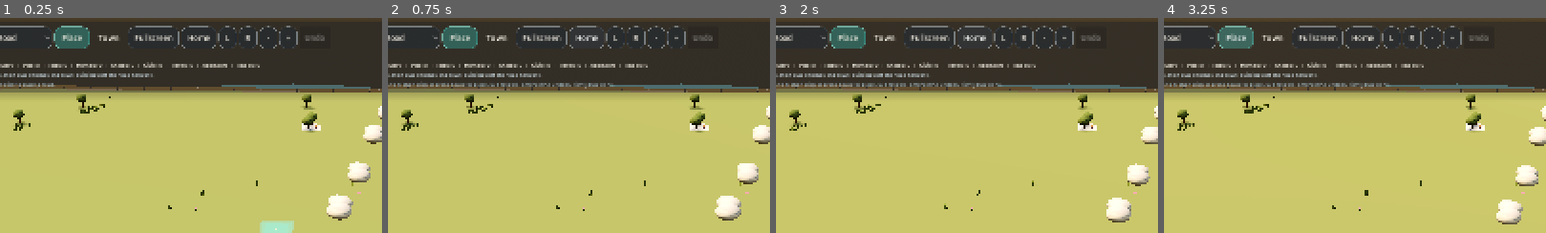
Above: before the commit, frames 1-4 (left to right).
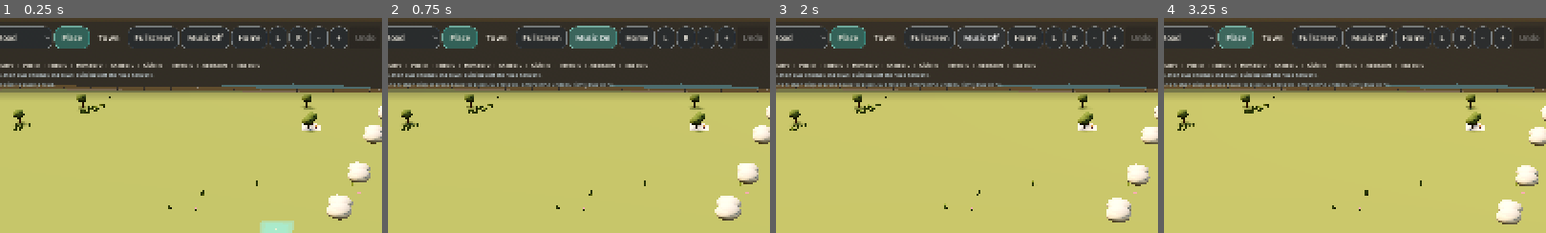
Above: after the commit, the same moments.

Repository: johnswaffles/my-backend-api
Game: Godot game, scene res://scenes/main_scene.tscn
The game is run twice, just before and just after one commit, with the same random seed, the same clock (stepped at 60 frames per second) and the same inputs.
Inputs (mouse positions are % of the whole screen's width and height, from its top left):
- Up to frame 1 (0.25 s): no input
- Up to frame 2 (0.75 s): click (40, 5) at 0.5 s, where only the run after the commit has a clickable "Music Off"
- Up to frame 3 (2 s): click (40, 5) at 1.25 s, where only the run after the commit has a clickable "Music On"
- Up to frame 4 (3.25 s): click "Build: Road" at 2 s; click "Place" at 2.75 s
The pictures show only the part of the screen within x 13-63%, y 0-50%; the shares and areas given below are measured in that part.

The runs differ from the first frame. In frame 1, 1.1% of the frame differs, in the area x 49-98%, y 3-15%; in frame 2, 2.1%, in the area x 47-98%, y 3-15%; in frame 3, 1.1%; in frame 4, 1.1%.

Commit message:
Improve house frontage and add music toggle

Diff:
--- a/cozy-builder-godot/scripts/building_system.gd
+++ b/cozy-builder-godot/scripts/building_system.gd
@@ -58,8 +58,8 @@
 const FRONTAGE_ROTATIONS := {
 	"south": 0.0,
 	"north": PI,
-	"east": -PI * 0.5,
-	"west": PI * 0.5,
+	"east": PI * 0.5,
+	"west": -PI * 0.5,
 }
 const BUILDING_FRONT_ROTATION_OFFSETS := {
 	BUILD_TOOL_HOUSE: 0.0,
@@ -81,6 +81,7 @@
 	BUILD_TOOL_PARK: 3,
 }
 const SAVE_PATH := "user://cozy_builder_save.json"
+const MUSIC_STREAM_PATH := "res://assets/audio/neon-dreams.mp3"
 
 @onready var grid_root: Node3D = $GridRoot
 @onready var building_root: Node3D = $BuildingRoot
@@ -186,6 +187,9 @@
 var _zoom_in_button: Button
 var _zoom_out_button: Button
 var _nature_root: Node3D
+var _music_player: AudioStreamPlayer
+var _music_button: Button
+var _music_enabled := false
 
 
 func _ready() -> void:
@@ -353,6 +357,11 @@
 		_ghost_nodes[tool] = ghost
 		_ghost_root.add_child(ghost)
 
+	_music_player = AudioStreamPlayer.new()
+	_music_player.volume_db = -12.0
+	add_child(_music_player)
+	_load_music_stream()
+
 
 func _build_hud() -> void:
 	_hud_layer = CanvasLayer.new()
@@ -431,6 +440,12 @@
 	_fullscreen_button.custom_minimum_size = Vector2(92, 0)
 	_fullscreen_button.pressed.connect(_toggle_fullscreen)
 	top_row.add_child(_fullscreen_button)
+
+	_music_button = Button.new()
+	_music_button.text = "Music Off"
+	_music_button.custom_minimum_size = Vector2(88, 0)
+	_music_button.pressed.connect(_toggle_music)
+	top_row.add_child(_music_button)
 
 	_home_button = Button.new()
 	_home_button.text = "Home"
@@ -517,6 +532,9 @@
 	if _fullscreen_button:
 		_style_tool_button(_fullscreen_button, false)
 		_fullscreen_button.text = "Exit Fullscreen" if _is_fullscreen() else "Fullscreen"
+	if _music_button:
+		_style_tool_button(_music_button, _music_enabled)
+		_music_button.text = "Music On" if _music_enabled else "Music Off"
 	if _place_button:
 		_style_tool_button(_place_button, true)
 	if _zoom_in_button:
@@ -611,6 +629,35 @@
 			_new_map()
 
 
+func _load_music_stream() -> void:
+	if not is_instance_valid(_music_player):
+		return
+	if not ResourceLoader.exists(MUSIC_STREAM_PATH):
+		_music_player.stream = null
+		return
+	var stream := load(MUSIC_STREAM_PATH)
+	if stream is AudioStreamMP3:
+		stream.loop = true
+	_music_player.stream = stream
+
+
+func _toggle_music() -> void:
+	if not is_instance_valid(_music_player):
+		return
+	if _music_player.stream == null:
+		_load_music_stream()
+	if _music_player.stream == null:
+		if _hint_label:
+			_hint_label.text = "Music file not found. Expected at %s." % MUSIC_STREAM_PATH
+		return
+	_music_enabled = not _music_enabled
+	if _music_enabled:
+		_music_player.play()
+	else:
+		_music_player.stop()
+	_refresh_tool_ui()
+
+
 func _apply_hud_layout() -> void:
 	if not _hud_margin or not _hud_panel:
 		return
@@ -636,6 +683,8 @@
 		_place_button.custom_minimum_size = Vector2(62 if compact else 74, 0)
 	if _fullscreen_button:
 		_fullscreen_button.custom_minimum_size = Vector2(84 if compact else 92, 0)
+	if _music_button:
+		_music_button.custom_minimum_size = Vector2(82 if compact else 88, 0)
 	if _town_menu:
 		_town_menu.custom_minimum_size = Vector2(62 if compact else 72, 0)
 	if _home_button:
@@ -1816,7 +1865,8 @@
 	var footprint := _footprint_from_cells(cells)
 	var sidewalk_route := _build_sidewalk_route(anchor, footprint)
 	if sidewalk_route.size() < 2:
-		var rotation_y := _tool_rotation_y(str(placement["tool"]), anchor, footprint)
+		var frontage_side := str(placement.get("frontage_side", ""))
+		var rotation_y := _tool_rotation_y(str(placement["tool"]), anchor, footprint, frontage_side)
 		var forward := Vector3(sin(rotation_y), 0.0, cos(rotation_y))
 		var side := Vector3(forward.z, 0.0, -forward.x)
 		var center := _anchor_to_world(anchor, footprint)
@@ -2434,7 +2484,7 @@
 	var roof_material := _make_material_from_color(palette.roof, 0.74)
 	var trim_material := _make_material_from_color(palette.trim, 0.88)
 
-	var house_z := -0.86
+	var house_z := -1.18
 	_add_soft_block(Vector3(0.0, height * 0.5 + 0.06, house_z), Vector3(width, height, depth), plaster, root, 0.22)
 	if has_wing:
 		_add_soft_block(Vector3(-0.96, height * 0.42 + 0.04, house_z + 0.34), Vector3(width * 0.42, height * 0.68, depth * 0.82), plaster, root, 0.16)
@@ -2453,12 +2503,12 @@
 
 	for timber_x in [-0.58, 0.0, 0.58]:
 		_add_box(Vector3(timber_x, 0.54, house_z + 0.88), Vector3(0.12, 0.9, 0.1), timber, root)
-	_add_box(Vector3(entry_offset, 0.12, house_z + 1.16), Vector3(max(0.74, width * porch_width), 0.1, porch_depth), porch_wood, root)
-	_add_round_canopy(Vector3(entry_offset, 0.46, house_z + 1.2), Vector3(max(0.82, width * porch_width), 0.14, 0.32), _make_material_from_color(palette.accent, 0.5), root)
-	_add_box(Vector3(entry_offset, 0.06, house_z + 1.5), Vector3(max(0.42, width * 0.24), 0.08, 0.28), _make_material("d7c7b0", 0.9), root)
-
-	_add_box(Vector3(entry_offset, 0.32, house_z + 0.84), Vector3(width * 0.18, 0.62, 0.08), _make_material("6c4d32", 0.86), root)
-	_add_box(Vector3(entry_offset, 0.26, house_z + 1.16), Vector3(width * 0.12, 0.46, 0.02), _make_material("f4efe1", 0.88), root)
+	_add_box(Vector3(entry_offset, 0.12, house_z + 1.08), Vector3(max(0.74, width * porch_width), 0.1, porch_depth), porch_wood, root)
+	_add_round_canopy(Vector3(entry_offset, 0.46, house_z + 1.12), Vector3(max(0.82, width * porch_width), 0.14, 0.32), _make_material_from_color(palette.accent, 0.5), root)
+	_add_box(Vector3(entry_offset, 0.06, house_z + 1.42), Vector3(max(0.42, width * 0.24), 0.08, 0.28), _make_material("d7c7b0", 0.9), root)
+
+	_add_box(Vector3(entry_offset, 0.32, house_z + 0.76), Vector3(width * 0.18, 0.62, 0.08), _make_material("6c4d32", 0.86), root)
+	_add_box(Vector3(entry_offset, 0.26, house_z + 1.08), Vector3(width * 0.12, 0.46, 0.02), _make_material("f4efe1", 0.88), root)
 	for window_pos in [
 		Vector3(-0.62, 0.5, house_z + 0.82),
 		Vector3(0.66, 0.5, house_z + 0.82),
@@ -2469,7 +2519,7 @@
 		_add_box(window_pos + Vector3(-0.16, 0.0, 0.0), Vector3(0.05, 0.36, 0.05), timber, root)
 		_add_box(window_pos + Vector3(0.16, 0.0, 0.0), Vector3(0.05, 0.36, 0.05), timber, root)
 	if has_bay:
-		_add_box(Vector3(0.74, 0.54, house_z + 0.94), Vector3(0.34, 0.3, 0.06), _window_material, root)
+		_add_box(Vector3(0.74, 0.54, house_z + 0.86), Vector3(0.34, 0.3, 0.06), _window_material, root)
 
 	_add_box(Vector3(0.0, 0.8, house_z - depth * 0.46), Vector3(width * 0.18, 0.78, depth * 0.06), timber, root)
 	for dormer_index in range(dormers):
@@ -2477,28 +2527,28 @@
 		var dormer_x := (float(dormer_index) - float(dormers - 1) * 0.5) * spacing
 		_add_dormer(Vector3(dormer_x, height + roof_lift + 0.14, house_z + 0.12), palette.trim, palette.roof, root)
 	if not has_garage:
-		_add_garden_path(root, width * 0.24, 2.1)
-	_add_picket_fence(root, Vector3(0.0, 0.0, 2.28), fence_width)
-	_add_box(Vector3(-2.28, 0.18, 0.1), Vector3(0.04, 0.32, 4.46), _make_material("efe3cf", 0.86), root)
-	_add_box(Vector3(2.28, 0.18, 0.1), Vector3(0.04, 0.32, 4.46), _make_material("efe3cf", 0.86), root)
-	_add_box(Vector3(0.0, 0.18, -2.1), Vector3(4.54, 0.32, 0.04), _make_material("efe3cf", 0.86), root)
-	_add_flower_box_local(Vector3(entry_offset - 0.32, 0.18, house_z + 0.84), palette.accent, root)
-	_add_flower_box_local(Vector3(entry_offset + 0.4, 0.18, house_z + 0.84), palette.trim, root)
-	_add_shrub_cluster(Vector3(-1.7, 0.0, 1.82), palette.accent, root, 6)
-	_add_shrub_cluster(Vector3(1.7, 0.0, 1.82), palette.trim, root, 6)
-	_add_hedge_strip_local(Vector3(0.0, 0.08, -1.92), 4.12, palette.accent.darkened(0.18), root)
-	_add_local_flower_patch(Vector3(1.56, 0.05, 1.62), 9, _make_material_from_color(palette.trim, 0.8), root)
-	_add_local_flower_patch(Vector3(-1.56, 0.05, 1.48), 8, _make_material_from_color(palette.accent, 0.8), root)
-	_add_box(Vector3(-1.96, 0.26, 2.3), Vector3(0.16, 0.34, 0.12), _make_material("8c6f4f", 0.84), root)
-	_add_box(Vector3(-1.96, 0.38, 2.26), Vector3(0.22, 0.16, 0.04), _make_material("f4efe4", 0.86), root)
-	_add_bench_local(Vector3(1.46, 0.02, 1.72), -0.2, root)
+		_add_garden_path(root, width * 0.24, 2.46)
+	_add_picket_fence(root, Vector3(0.0, 0.0, 1.86), fence_width)
+	_add_box(Vector3(-2.28, 0.18, -0.12), Vector3(0.04, 0.32, 4.02), _make_material("efe3cf", 0.86), root)
+	_add_box(Vector3(2.28, 0.18, -0.12), Vector3(0.04, 0.32, 4.02), _make_material("efe3cf", 0.86), root)
+	_add_box(Vector3(0.0, 0.18, -2.14), Vector3(4.54, 0.32, 0.04), _make_material("efe3cf", 0.86), root)
+	_add_flower_box_local(Vector3(entry_offset - 0.32, 0.18, house_z + 0.76), palette.accent, root)
+	_add_flower_box_local(Vector3(entry_offset + 0.4, 0.18, house_z + 0.76), palette.trim, root)
+	_add_shrub_cluster(Vector3(-1.7, 0.0, 1.36), palette.accent, root, 6)
+	_add_shrub_cluster(Vector3(1.7, 0.0, 1.36), palette.trim, root, 6)
+	_add_hedge_strip_local(Vector3(0.0, 0.08, -1.98), 4.12, palette.accent.darkened(0.18), root)
+	_add_local_flower_patch(Vector3(1.56, 0.05, 1.12), 9, _make_material_from_color(palette.trim, 0.8), root)
+	_add_local_flower_patch(Vector3(-1.56, 0.05, 1.06), 8, _make_material_from_color(palette.accent, 0.8), root)
+	_add_box(Vector3(-1.96, 0.26, 1.88), Vector3(0.16, 0.34, 0.12), _make_material("8c6f4f", 0.84), root)
+	_add_box(Vector3(-1.96, 0.38, 1.84), Vector3(0.22, 0.16, 0.04), _make_material("f4efe4", 0.86), root)
+	_add_bench_local(Vector3(1.46, 0.02, 1.26), -0.2, root)
 	if has_pool:
-		_add_box(Vector3(1.38, 0.03, -0.52), Vector3(1.42, 0.05, 1.04), _make_material("5f9fb2", 0.46), root)
-		_add_box(Vector3(1.38, 0.04, -0.52), Vector3(1.22, 0.02, 0.86), _make_transparent_material(Color("c4f6ff"), 0.3, 0.16), root)
+		_add_box(Vector3(1.38, 0.03, -0.74), Vector3(1.42, 0.05, 1.04), _make_material("5f9fb2", 0.46), root)
+		_add_box(Vector3(1.38, 0.04, -0.74), Vector3(1.22, 0.02, 0.86), _make_transparent_material(Color("c4f6ff"), 0.3, 0.16), root)
 	else:
-		_add_box(Vector3(1.38, 0.03, -0.44), Vector3(1.52, 0.04, 1.22), _make_material("8ea06a", 0.96), root)
+		_add_box(Vector3(1.38, 0.03, -0.66), Vector3(1.52, 0.04, 1.22), _make_material("8ea06a", 0.96), root)
 		for gx in [-0.24, 0.0, 0.24]:
-			_add_box(Vector3(1.38 + gx * 1.2, 0.08, -0.44), Vector3(0.04, 0.12, 0.92), _make_material("7a5e3f", 0.84), root)
+			_add_box(Vector3(1.38 + gx * 1.2, 0.08, -0.66), Vector3(0.04, 0.12, 0.92), _make_material("7a5e3f", 0.84), root)
 	if has_shed:
 		_add_soft_block(Vector3(-1.52, 0.36, -1.46), Vector3(0.62, 0.58, 0.58), _make_material("c9b79f", 0.92), root, 0.08)
 		_add_gabled_roof(Vector3(-1.52, 0.72, -1.46), Vector3(0.76, 0.16, 0.74), _make_material_from_color(palette.roof.darkened(0.08), 0.74), root, 18.0)
Not shown, added: cozy-builder-godot/assets/audio/neon-dreams.mp3
Not shown, changed: public/godot-playtest/index.html
Not shown, changed: public/godot-playtest/index.pck
